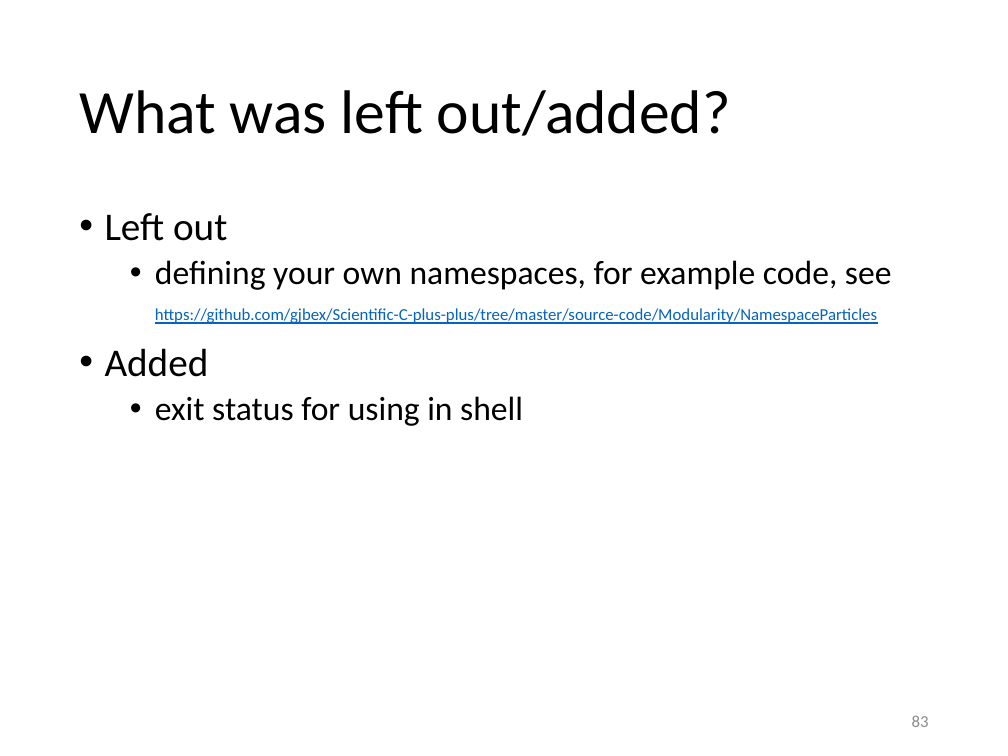
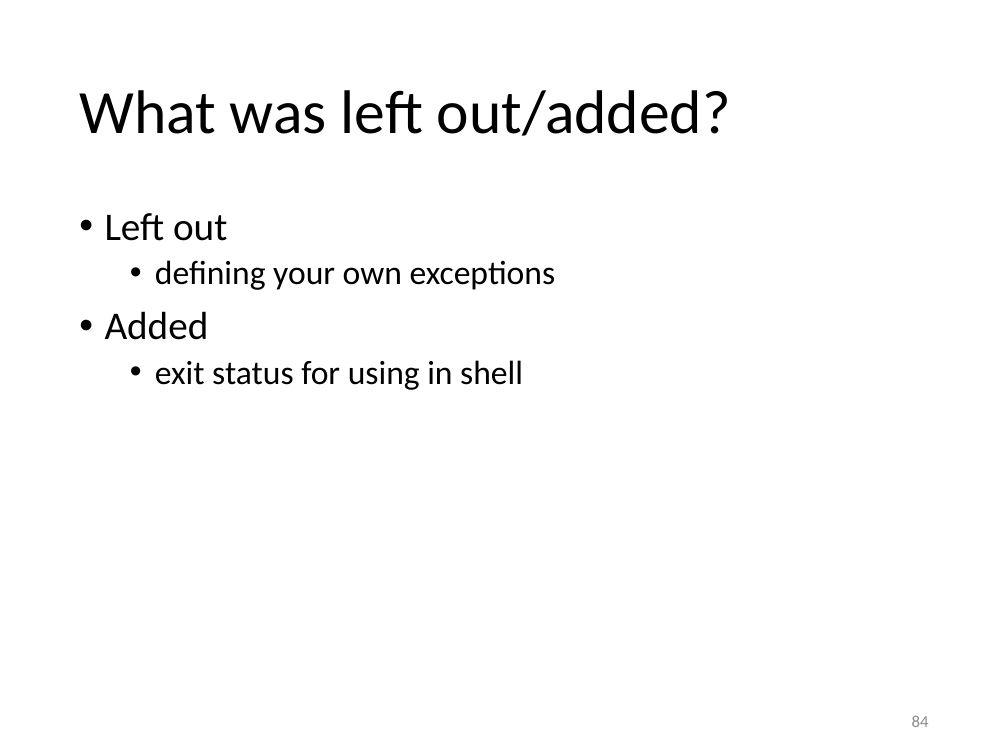
Before and after one commit to gjbex/Scientific-C-plus-plus, a slide deck: slide 84 of scientific_cpp.pptx (slide 83 before the commit). Drawn at 1008x756 pixels with LibreOffice and Linux fonts; fonts in the diff are those of the drawing. Boxes give left, top, right and bottom in pixels: in the first picture for what was removed or moved away, otherwise in the second. Text is boxed around its words. In the diff, an @@ line names an element or a change of style, - is before the commit and + after.

Commit message:
Move reference to namespace definition
Although namespaces are discussed in chapter 3, as is error handling, the link to the namespace definition example has been moved to the section on separate compilation.

```diff
--- a/scientific_cpp.pptx
+++ b/scientific_cpp.pptx
@@ text at box(155, 260, 556, 290): text changed; size 12 to 24 pt; text colour #0563C1 to #000000 @@
-  • defining your own namespaces, for example code, see
-    https://github.com/gjbex/Scientific-C-plus-plus/tree/master/source-code/Modularity/NamespaceParticles
+  • defining your own exceptions
@@ page number at box(912, 715, 929, 727): text changed @@
-83
+84
```
Also in this commit, not shown: 1 slide added.
